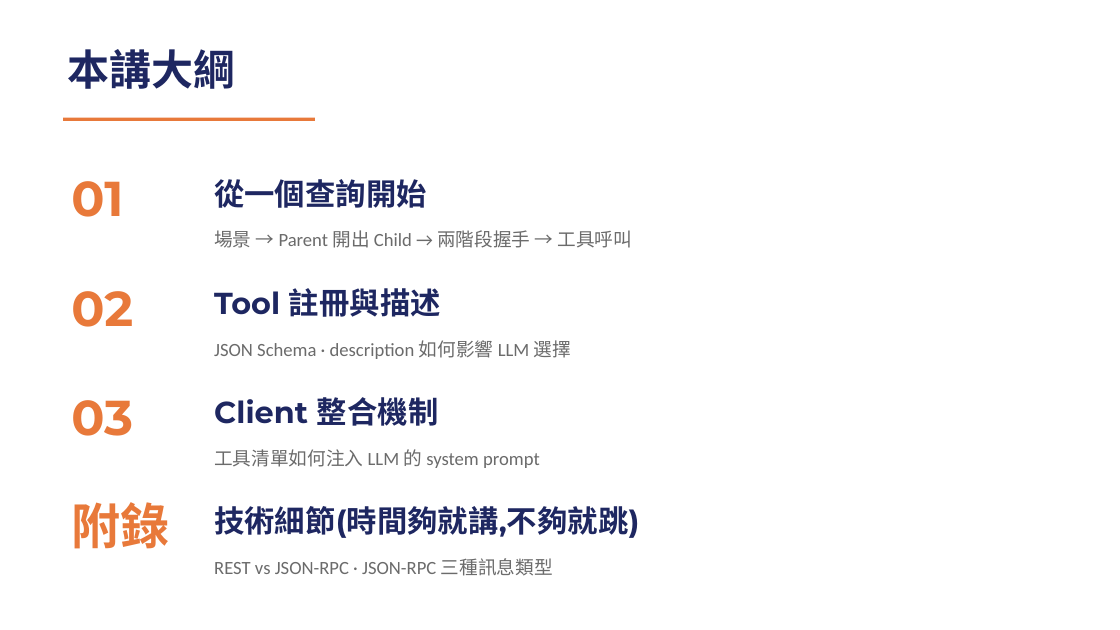
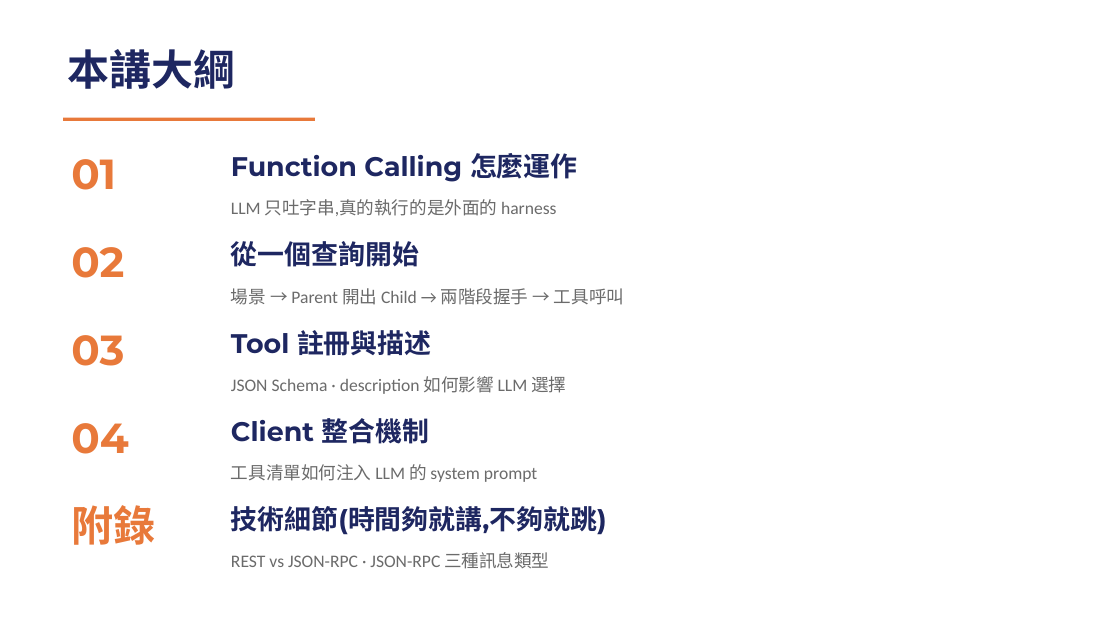
Before and after one commit to mjib007/nchu-mcp-workshop-2026, a slide deck: slide 2 of 02-how-mcp-works.pptx. Drawn at 1120x630 pixels with LibreOffice and Linux fonts; fonts in the diff are those of the drawing. Boxes give left, top, right and bottom in pixels: in the first picture for what was removed or moved away, otherwise in the second. Text is boxed around its words. In the diff, an @@ line names an element or a change of style, - is before the commit and + after.

```diff
--- a/02-how-mcp-works.pptx
+++ b/02-how-mcp-works.pptx
@@ text "01": place and size @@
-text "01" at bbox=[71, 181, 123, 217]
+text "01" at bbox=[71, 159, 116, 190]
@@ text added at bbox=[231, 153, 577, 182], 17.2 pt, text #1E2761, bold @@
+Function Calling 怎麼運作
@@ text added at bbox=[231, 199, 556, 216], 11.2 pt, text #6B6B6B @@
+LLM 只吐字串,真的執行的是外面的 harness
@@ text "02": place and size @@
-text "02" at bbox=[71, 291, 133, 327]
+text "02" at bbox=[71, 247, 124, 278]
@@ size 19.5 to 17.2 pt in 4 elements at bbox=[231, 506, 607, 535], bbox=[231, 418, 429, 444], bbox=[231, 330, 431, 356], bbox=[231, 241, 419, 267] @@
@@ text "從一個查詢開始": place and size @@
-text "從一個查詢開始" at bbox=[214, 179, 427, 208]
+text "從一個查詢開始" at bbox=[231, 241, 419, 267]
@@ size 12 to 11.2 pt in 4 elements at bbox=[231, 552, 549, 569], bbox=[231, 464, 537, 482], bbox=[231, 376, 566, 394], bbox=[231, 288, 624, 305] @@
@@ text "場景 → Parent 開出 Child ...": place and size @@
-text "場景 → Parent 開出 Child ..." at bbox=[214, 230, 633, 248]
+text "場景 → Parent 開出 Child ..." at bbox=[231, 288, 624, 305]
@@ text "03": place and size @@
-text "03" at bbox=[71, 400, 133, 436]
+text "03" at bbox=[71, 335, 124, 366]
@@ text "Tool 註冊與描述": place and size @@
-text "Tool 註冊與描述" at bbox=[214, 288, 441, 317]
+text "Tool 註冊與描述" at bbox=[231, 330, 431, 356]
@@ text "JSON Schema · description 如何影響 ...": place and size @@
-text "JSON Schema · description 如何影響 ..." at bbox=[214, 340, 571, 359]
+text "JSON Schema · description 如何影響 ..." at bbox=[231, 376, 566, 394]
@@ text "Client 整合機制": place and size @@
-text "Client 整合機制" at bbox=[214, 397, 439, 426]
+text "Client 整合機制" at bbox=[231, 418, 429, 444]
@@ text added at bbox=[71, 423, 128, 454], 27 pt, text #E8793A, bold @@
+04
@@ text "工具清單如何注入 LLM 的 system prompt": place and size @@
-text "工具清單如何注入 LLM 的 system prompt" at bbox=[214, 449, 540, 468]
+text "工具清單如何注入 LLM 的 system prompt" at bbox=[231, 464, 537, 482]
@@ size 31.5 to 27 pt in 4 elements at bbox=[71, 159, 116, 190], bbox=[71, 247, 124, 278], bbox=[71, 335, 124, 366], bbox=[71, 505, 155, 545] @@
@@ text "技術細節(時間夠就講,不夠就跳)": place and size @@
-text "技術細節(時間夠就講,不夠就跳)" at bbox=[214, 506, 639, 538]
+text "技術細節(時間夠就講,不夠就跳)" at bbox=[231, 506, 607, 535]
@@ text "REST vs JSON-RPC · JSON-RPC ...": place and size @@
-text "REST vs JSON-RPC · JSON-RPC ..." at bbox=[214, 558, 553, 576]
+text "REST vs JSON-RPC · JSON-RPC ..." at bbox=[231, 552, 549, 569]
```
Also in this commit, not shown: 4 other slides changed, 7 slides added, 4 other files.
